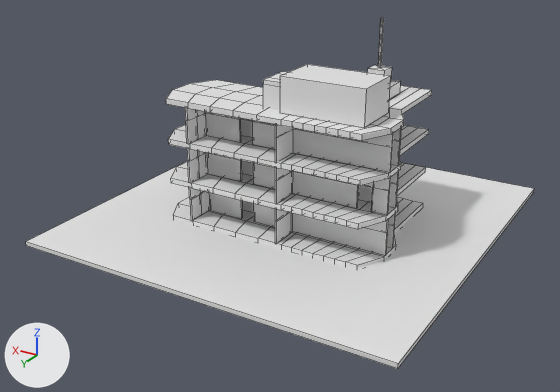
The Blender file monos/Assets/Models/drogas building 2.blend: old version first, new version second.
Rendered twice from a 50 mm lens placed at (-8.81, 15.63, 8.21), pointed at (0.07, 0.83, 0.81). Arrows for +X, +Y and +Z are at lower left; the lights stay in place. Mesh edges are drawn as thin lines.
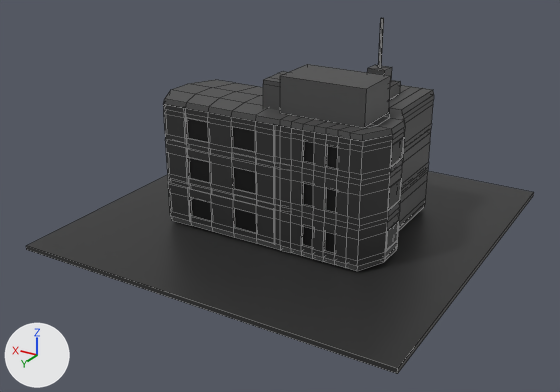
The newer file is also turned or shifted as a whole; pictures and numbers use the older file's frame.

The change, as a diff of the scene's bpy script:
```diff
--- a/monos/Assets/Models/drogas building 2.blend.py
+++ b/monos/Assets/Models/drogas building 2.blend.py
@@ mat_pavement @@
+mat_pavement = principled_material('Pavement')
+mat_pavement.base_color = (0.0272, 0.0272, 0.0272)  # black #2e2e2e
+mat_pavement.roughness = 0.4
@@ mat_gray @@
+mat_gray = principled_material('Gray')
+mat_gray.base_color = (0.07, 0.07, 0.07)  # dark grey #4b4b4b
@@ mat_dark @@
+mat_dark = principled_material('dark')
+mat_dark.base_color = (0.0, 0.0, 0.0)  # black #000000
@@ me_cube_001 @@
 # used by ob_cube; location = (0.0, 0.9, 0.08); scale = (1.92, 1.0, -0.109)
-me_cube_001.from_pydata(...)  # 948 vertices, 928 faces; spans x -1.5..1.5, y -2.9..1.0, z -44.4..0.6
+me_cube_001.from_pydata(...)  # 948 vertices, 928 faces; spans x -1.5..1.5, y -3.0..1.0, z -44.4..0.6
+# me_cube_001 part 1: 741 of the faces centred in x -1.5..1.5, y -2.9..1.0, z -44.4..0.6 switch from no material to mat_pavement (black #2e2e2e)
+# me_cube_001 part 2: 155 of the faces centred in x -1.5..1.5, y -2.9..1.0, z -35.7..-26.8 switch from no material to mat_gray (dark grey #4b4b4b)
+# me_cube_001 part 3: 32 of the faces centred in x -1.5..1.5, y -2.9..1.0, z 0.0 switch from no material to mat_gray (dark grey #4b4b4b)
@@ me_cube_002 @@
 me_cube_002.from_pydata(...)  # 8 vertices, 6 faces; spans x -1.0..1.0, y -1.0..1.0, z -1.0..1.0
+me_cube_002.materials.append(mat_pavement)  # black #2e2e2e
@@ me_cube_005 @@
+me_cube_005.from_pydata(...)  # 28 vertices, 20 faces; spans x -0.24..1.01, y 1.0..1.04, z -18.95..-10.57
+# faces by material slot: [18, 2]
+me_cube_005.materials.append(mat_pavement)  # black #2e2e2e
+me_cube_005.materials.append(mat_dark)  # black #000000
@@ me_cube_004 @@
+me_cube_004.from_pydata(...)  # 28 vertices, 20 faces; spans x -0.24..1.01, y 1.0..1.04, z -26.76..-20.01
+# faces by material slot: [18, 2]
+me_cube_004.materials.append(mat_pavement)  # black #2e2e2e
+me_cube_004.materials.append(mat_dark)  # black #000000
@@ me_cube_003 @@
+me_cube_003.from_pydata(...)  # 625 vertices, 576 faces; spans x -1.5..1.5, y -3.0..1.0, z -27.8..-1.6
+# faces by material slot: [526, 50]
+me_cube_003.materials.append(mat_pavement)  # black #2e2e2e
+me_cube_003.materials.append(mat_dark)  # black #000000
@@ ob_cube_001 @@
 ob_cube_001 = bpy.data.objects.new('Cube.001', me_cube_002)
-ob_cube_001.location = (0.0, 0.0, 0.0)
+ob_cube_001.location = (0.0, 0.0, -0.11)
 ob_cube_001.scale = (4.7, 4.7, 0.0542)
@@ ob_cube_004 @@
+ob_cube_004 = bpy.data.objects.new('Cube.004', me_cube_005)
+ob_cube_004.location = (0.0, 0.9, -0.03)
+ob_cube_004.rotation_euler = (0.0, 0.0, 3.142)  # degrees (0, 0, 180)
+ob_cube_004.scale = (-1.92, -1.0, -0.109)
@@ ob_cube_003 @@
+ob_cube_003 = bpy.data.objects.new('Cube.003', me_cube_004)
+ob_cube_003.location = (0.0, 0.9, -0.03)
+ob_cube_003.rotation_euler = (0.0, 0.0, 3.142)  # degrees (0, 0, 180)
+ob_cube_003.scale = (-1.92, -1.0, -0.109)
@@ ob_cube_002 @@
+ob_cube_002 = bpy.data.objects.new('Cube.002', me_cube_003)
+ob_cube_002.location = (0.0, 0.9, -0.03)
+ob_cube_002.rotation_euler = (0.0, 0.0, 3.142)  # degrees (0, 0, 180)
+ob_cube_002.scale = (-1.92, -1.0, -0.109)
```

Location of each change, (x1, y1, x2, y2) in pixels of the pictures (560 x 392 px):
'Cube.001', recoloured, moved: before (26, 161, 534, 369); after (26, 171, 534, 374)
'Cube.002', added (black): after (163, 95, 434, 266)
    faces in mat_pavement (black #2e2e2e): (163, 95, 434, 266)
    faces in mat_dark (black #000000): (191, 138, 403, 253)
'Cube.004', added (black): after (187, 148, 275, 205)
    faces in mat_pavement (black #2e2e2e): (187, 148, 275, 205)
    faces in mat_dark (black #000000): (189, 158, 256, 193)
'Cube.003', added (black): after (185, 113, 275, 162)
    faces in mat_pavement (black #2e2e2e): (185, 113, 275, 162)
    faces in mat_dark (black #000000): (187, 118, 255, 152)
part 1 of me_cube_001, recoloured: before (169, 18, 429, 265); after (378, 18, 384, 68)
part 2 of me_cube_001, recoloured (white to grey): (166, 64, 431, 135) in both
part 3 of me_cube_001, recoloured: before (173, 215, 396, 269); after (171, 216, 397, 271)
